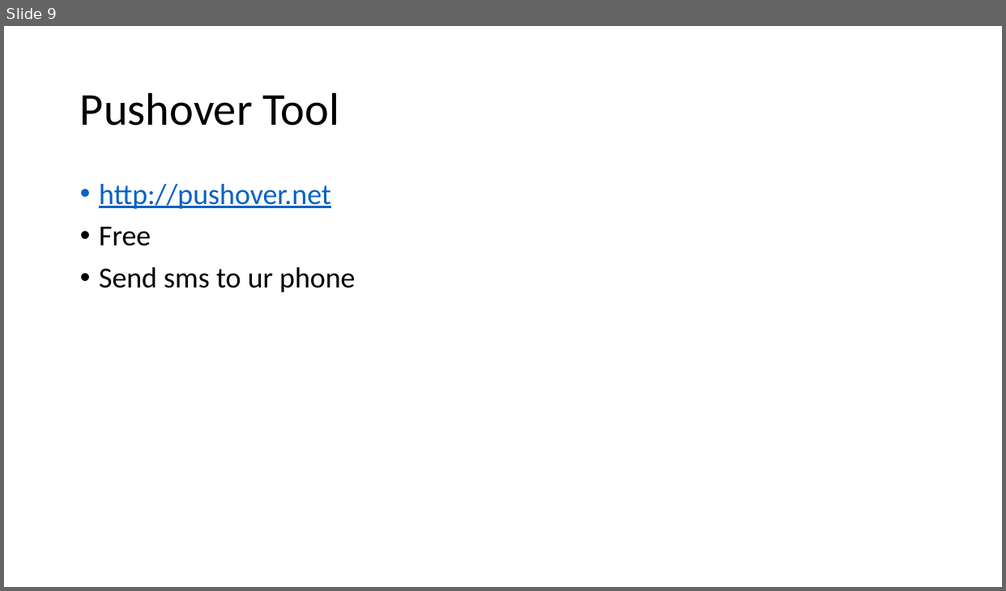
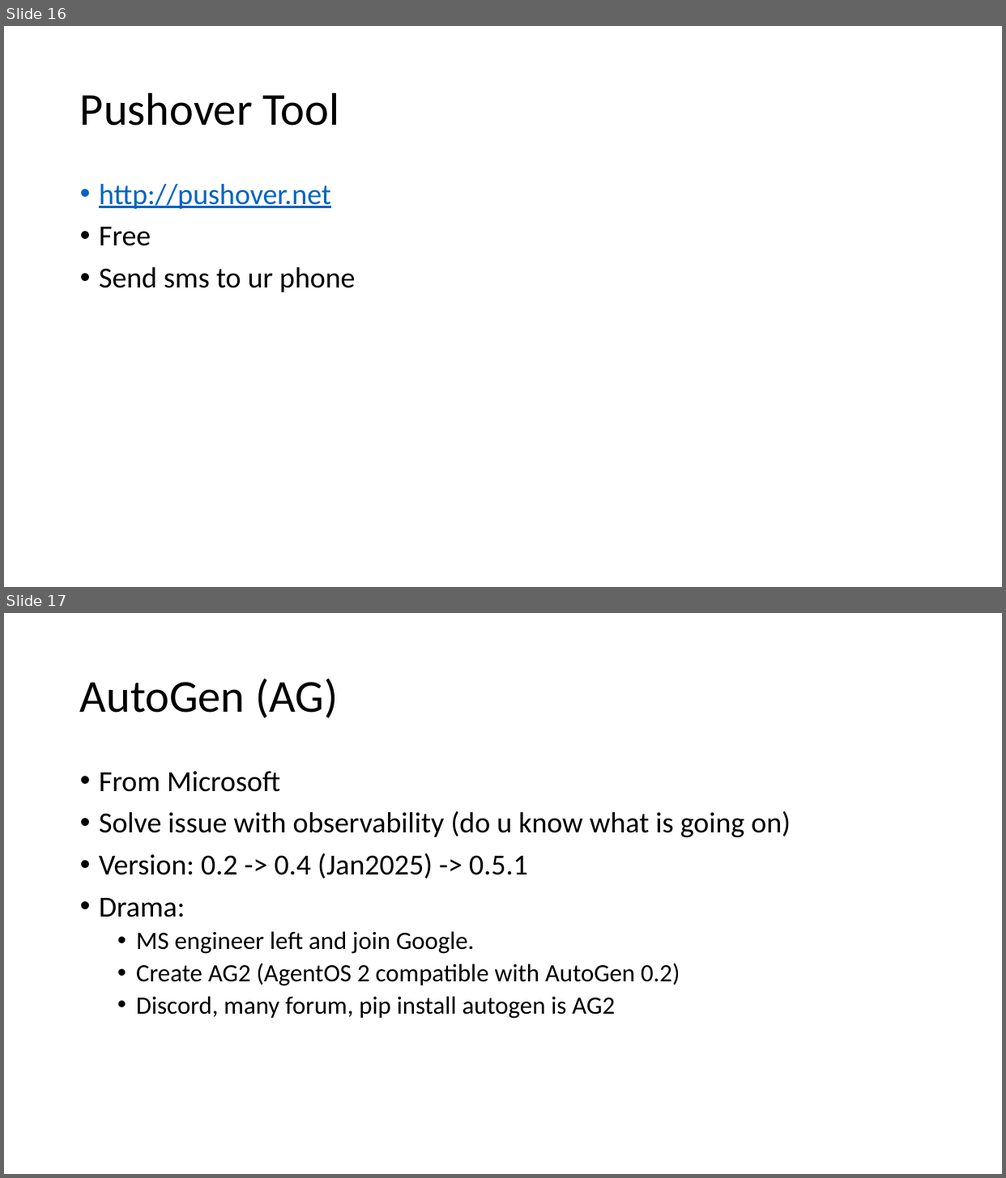
Before and after one commit to kindaichinisan/agents, a slide deck: wj_folder/AI Engineer Agentic Track.pptx. Shown one above the other, each under a label of ours: slide 9 before the commit, slides 16 and 17 after it. The pictures are 1006x591 and 1006x1178 pixels, drawn with LibreOffice and Linux fonts; fonts in the diff are those of the drawing. Boxes give left, top, right and bottom in pixels: in the first picture for what was removed or moved away, otherwise in the second. Text is boxed around its words. In the diff, an @@ line names an element or a change of style, - is before the commit and + after.

```diff
--- a/wj_folder/AI Engineer Agentic Track.pptx
+++ b/wj_folder/AI Engineer Agentic Track.pptx
@@ slide 17 added at [4, 613, 1002, 1174], background #FFFFFF @@
@@ title added at [80, 679, 338, 718], 44 pt, text #000000 @@
+AutoGen (AG)
@@ text added at [99, 771, 791, 1019], 24 pt, text #000000 @@
+• From Microsoft
+• Solve issue with observability (do u know what is going on)
+• Version: 0.2 -> 0.4 (Jan2025) -> 0.5.1
+• Drama:
+  • MS engineer left and join Google.
+  • Create AG2 (AgentOS 2 compatible with AutoGen 0.2)
+  • Discord, many forum, pip install autogen is AG2
@@ what was slide 9 is now slide 16 @@
```
Also in this commit, not shown: 4 slides changed, 10 other slides added, 2 other files.
